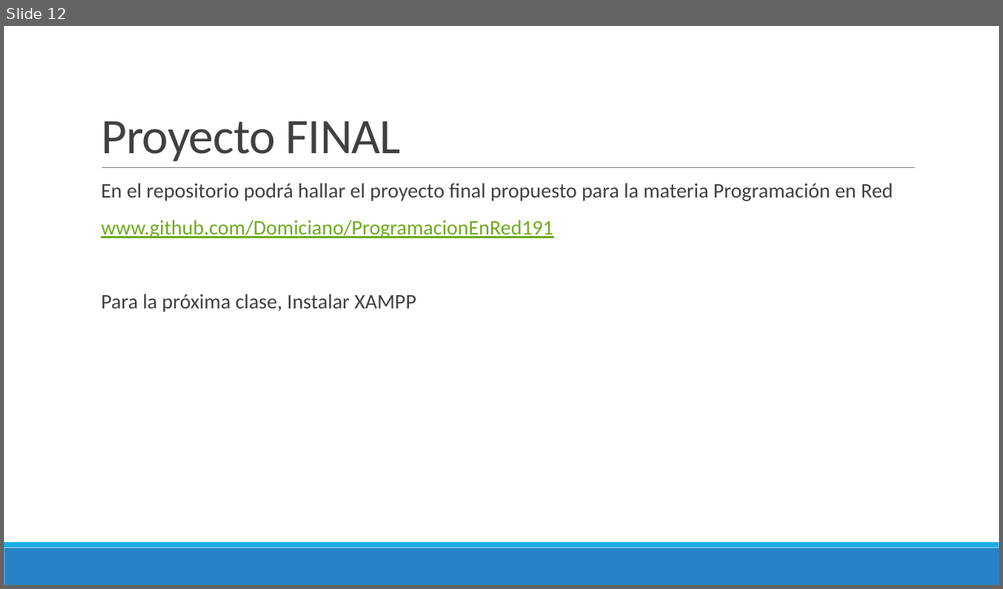
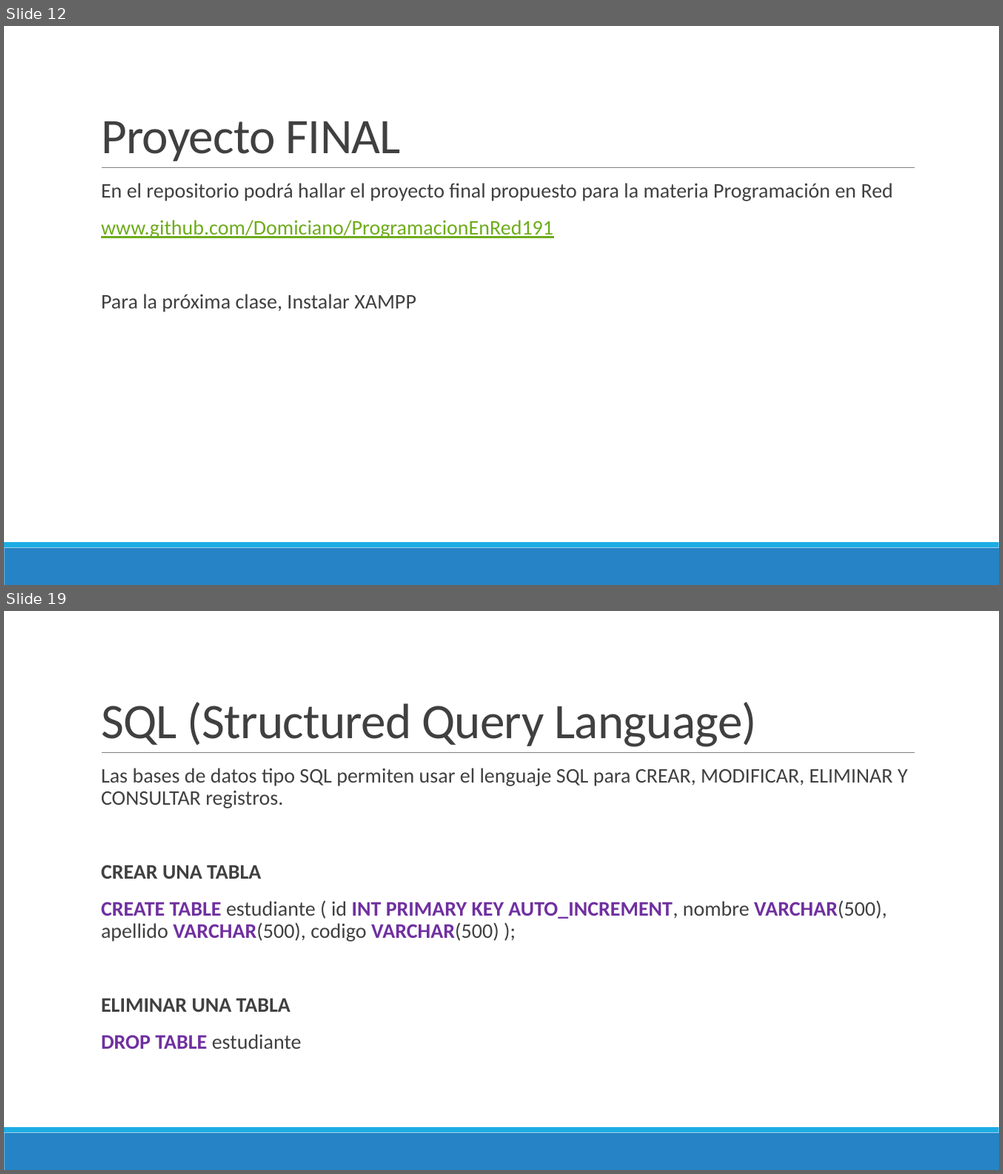
Before and after one commit to Domiciano/ProgramacionEnRed191, a slide deck: Semana 9/Presentación.pptx. Shown one above the other, each under a label of ours: slide 12 before the commit, slides 12 and 19 after it; the slides between them are not shown. The pictures are 1003x589 and 1003x1174 pixels, drawn with LibreOffice and Linux fonts; fonts in the diff are those of the drawing. Boxes give left, top, right and bottom in pixels: in the first picture for what was removed or moved away, otherwise in the second. Text is boxed around its words. In the diff, an @@ line names an element or a change of style, - is before the commit and + after.

```diff
--- a/Semana 9/Presentación.pptx
+++ b/Semana 9/Presentación.pptx
@@ slide 19 added at bbox=[4, 611, 999, 1170], background #FFFFFF; not listed: 3 template elements that a slide beside it also shows @@
@@ title added at bbox=[101, 702, 757, 747], 48 pt, text #404040 @@
+SQL (Structured Query Language)
@@ text added at bbox=[101, 768, 908, 1049], 20 pt, text #404040 @@
+  Las bases de datos tipo SQL permiten usar el lenguaje SQL para CREAR, MODIFICAR, ELIMINAR Y CONSULTAR registros.
+  CREAR UNA TABLA
+  CREATE TABLE estudiante ( id INT PRIMARY KEY AUTO_INCREMENT, nombre VARCHAR(500), apellido VARCHAR(500), codigo VARCHAR(500) );
+  ELIMINAR UNA TABLA
+  DROP TABLE estudiante
```
Also in this commit, not shown: 18 other slides added.
